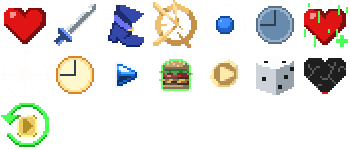
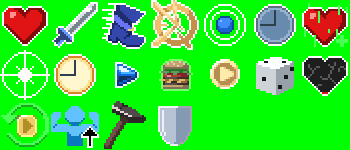
The second 350px x 150px image is a revision of the first. Changes to its layers:
added layer "-e-upgrade-growth" above "-e-upgrade-enhancement-up" over [51, 106, 99, 148]
added layer "-e-upgrade-enhancement-up" above "-e-upgrade-defense-up" over [104, 101, 146, 149]
added layer "-e-upgrade-defense-up" above "Background" over [158, 106, 192, 146]
showed "Background" over [0, 0, 350, 150]
